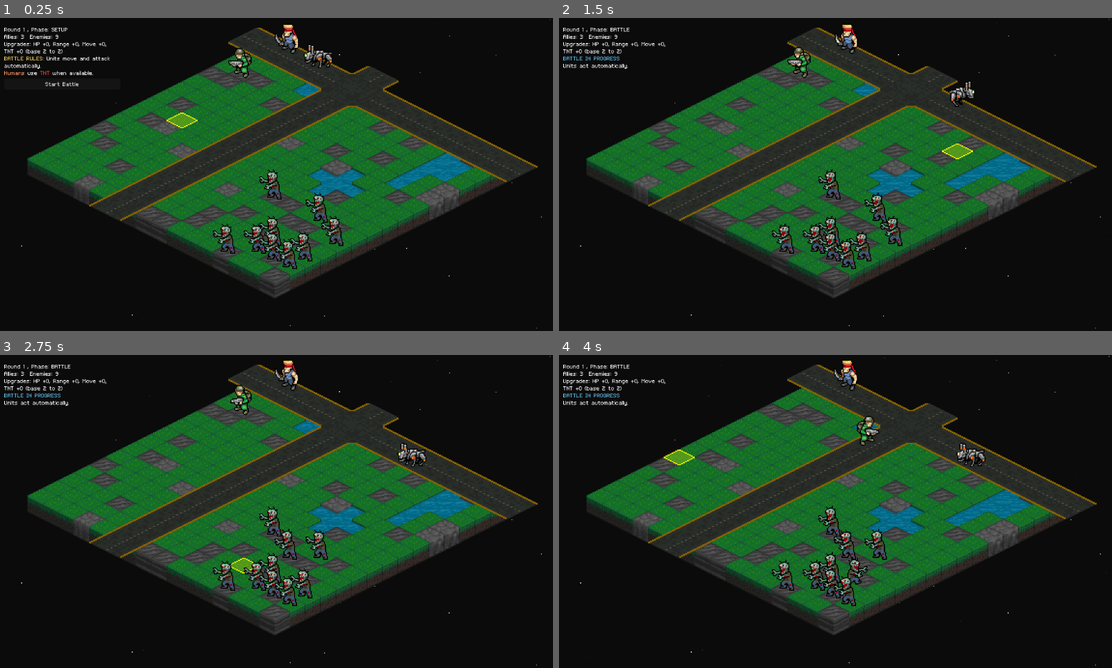
Above: before the commit, frames 1-4 (two rows, left to right).
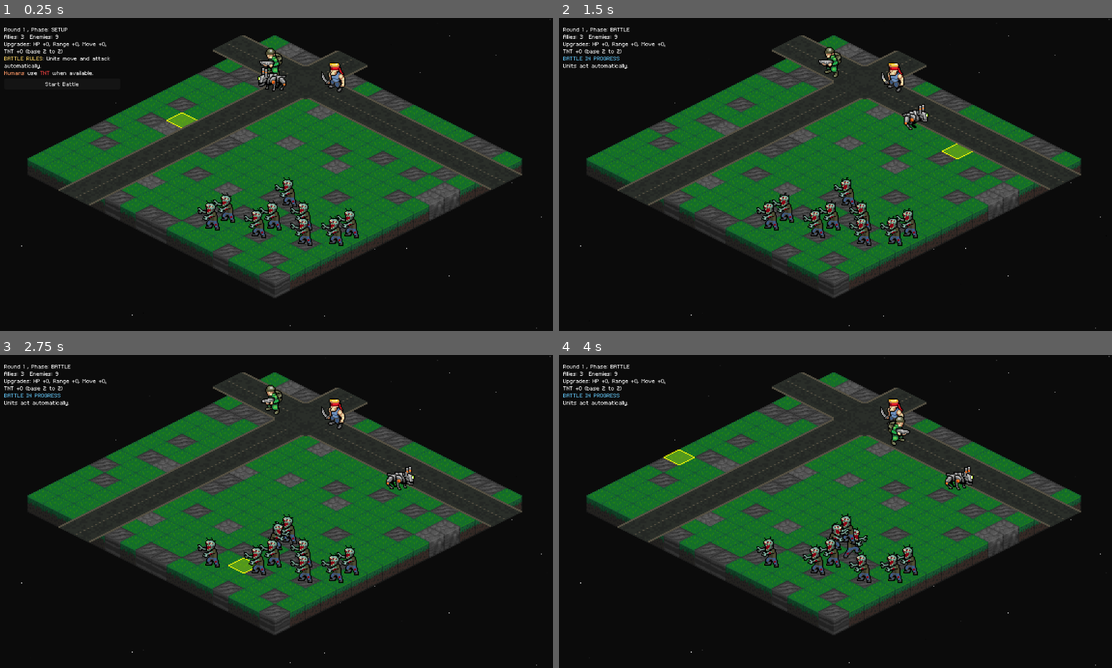
Above: after the commit, the same moments.

Repository: Tekknobot/MEKIII
Game: Godot game, scene res://scenes/Game.tscn
Same seed, same stepped clock (60 frames per second), same inputs: the game is played once before the commit and once after it.
Inputs (mouse positions are in pixels of both pictures, inside the frame that each line leads up to):
- Up to frame 1 (0.25 s): no input
- Up to frame 2 (1.5 s): click "Start Battle" at 0.5 s; move the mouse to (957, 158) at 1.27 s; click (957, 158) at 1.42 s
- Up to frame 3 (2.75 s): drag from (165, 527) to (248, 574) at 2.02 s
- Up to frame 4 (4 s): move the mouse to (890, 442) at 2.77 s; click (890, 442) at 2.92 s; drag from (807, 574) to (664, 464) at 3.52 s

The runs differ from the first frame. In frame 1, 17% of the frame differs, in the area x 10-98%, y 2-81%; in frame 2, 17%; in frame 3, 17%, in the area x 10-98%, y 1-81%; in frame 4, 17%.

Commit message:
Night push.

Diff:
--- a/scenes/Game.tscn
+++ b/scenes/Game.tscn
@@ -243,6 +243,8 @@
 
 [node name="Game" type="Node2D" groups=["GameMap"]]
 script = ExtResource("1_400sg")
+target_water = 0.0
+water_blobs = 1
 mech_count = 1
 human_scene = ExtResource("2_s0nni")
 human2_scene = ExtResource("3_1gdd5")
Binary file changed: sprites/Terrain/roads/16.png
Binary file changed: sprites/Terrain/roads/17.png
Binary file changed: sprites/Terrain/roads/18.png
